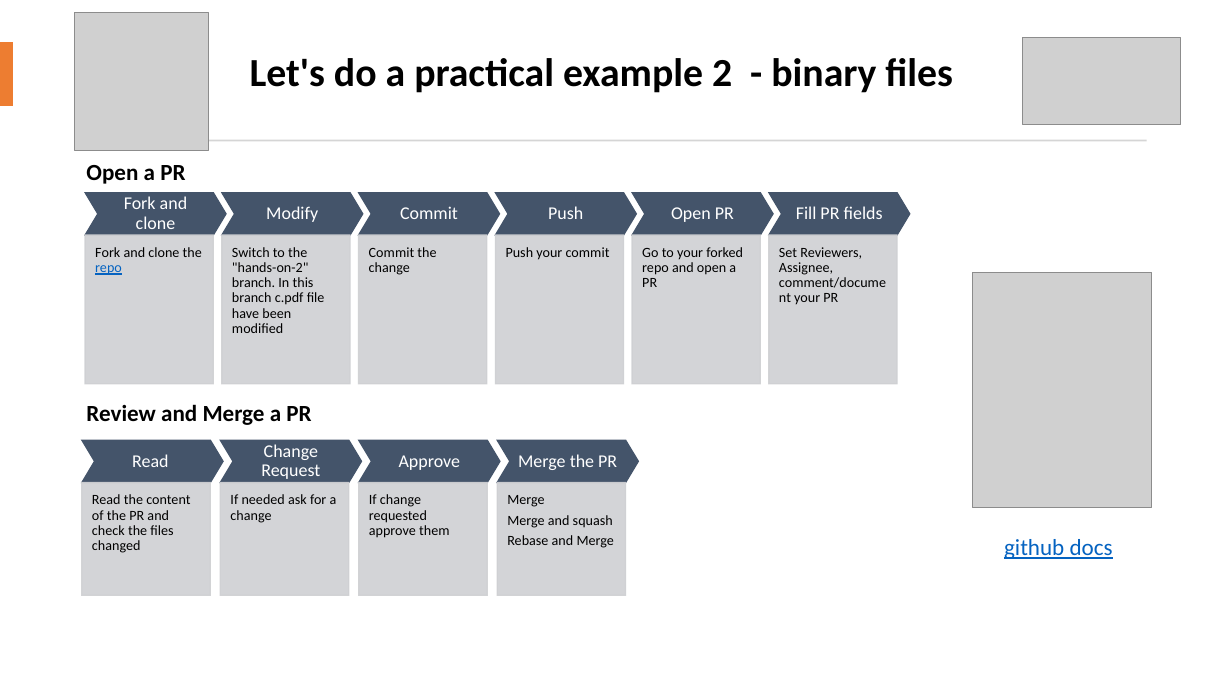
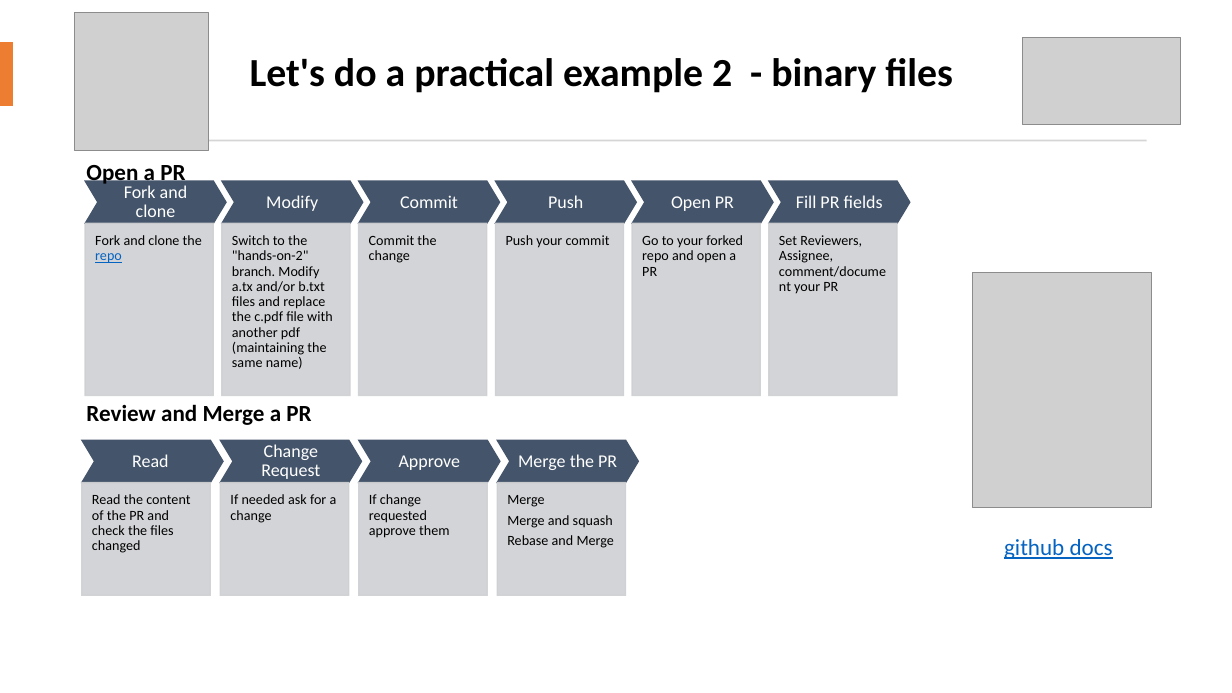
Before and after one commit to icub-tech-iit/training-pull-requests, a slide deck: slide 7 of training-pull-requests.pptx. Drawn at 1232x693 pixels with LibreOffice and Linux fonts; fonts in the diff are those of the drawing; grey boxes stand for pictures. Boxes give left, top, right and bottom in pixels: in the first picture for what was removed or moved away, otherwise in the second. Text is boxed around its words. In the diff, an @@ line names an element or a change of style, - is before the commit and + after.

Commit message:
fix slides

```diff
--- a/training-pull-requests.pptx
+++ b/training-pull-requests.pptx
@@ 6 texts, 6 chevrons moved together from (x1=85, y1=193, x2=909, y2=236) to (x1=85, y1=181, x2=909, y2=224) @@
@@ text "Fork and clone the repo" moved from (x1=95, y1=247, x2=202, y2=275) to (x1=95, y1=235, x2=202, y2=263) @@
@@ rectangle resized from (x1=85, y1=235, x2=213, y2=384) to (x1=85, y1=224, x2=213, y2=396) @@
@@ rectangle resized from (x1=222, y1=235, x2=350, y2=384) to (x1=222, y1=224, x2=350, y2=396) @@
@@ text at (x1=232, y1=235, x2=332, y2=369): text changed @@
-Switch to the "hands-on-2" branch. In this branch c.pdf file have been modified
+Switch to the "hands-on-2" branch. Modify a.tx and/or b.txt files and replace the c.pdf file with another pdf (maintaining the same name)
@@ text "Commit the change" moved from (x1=369, y1=247, x2=436, y2=275) to (x1=369, y1=235, x2=436, y2=263) @@
@@ rectangle resized from (x1=359, y1=235, x2=487, y2=384) to (x1=359, y1=224, x2=487, y2=396) @@
@@ text "Push your commit" moved from (x1=506, y1=247, x2=610, y2=260) to (x1=506, y1=235, x2=610, y2=248) @@
@@ rectangle resized from (x1=495, y1=235, x2=624, y2=384) to (x1=495, y1=224, x2=624, y2=396) @@
@@ text "Go to your forked repo ..." moved from (x1=642, y1=247, x2=743, y2=287) to (x1=642, y1=235, x2=743, y2=276) @@
@@ rectangle resized from (x1=632, y1=235, x2=761, y2=384) to (x1=632, y1=224, x2=761, y2=396) @@
@@ text "Set Reviewers, Assignee, comment/document your ..." moved from (x1=779, y1=247, x2=886, y2=304) to (x1=779, y1=235, x2=886, y2=293) @@
@@ rectangle resized from (x1=769, y1=235, x2=897, y2=384) to (x1=769, y1=224, x2=897, y2=396) @@
```
Also in this commit, not shown: 2 other slides changed.
